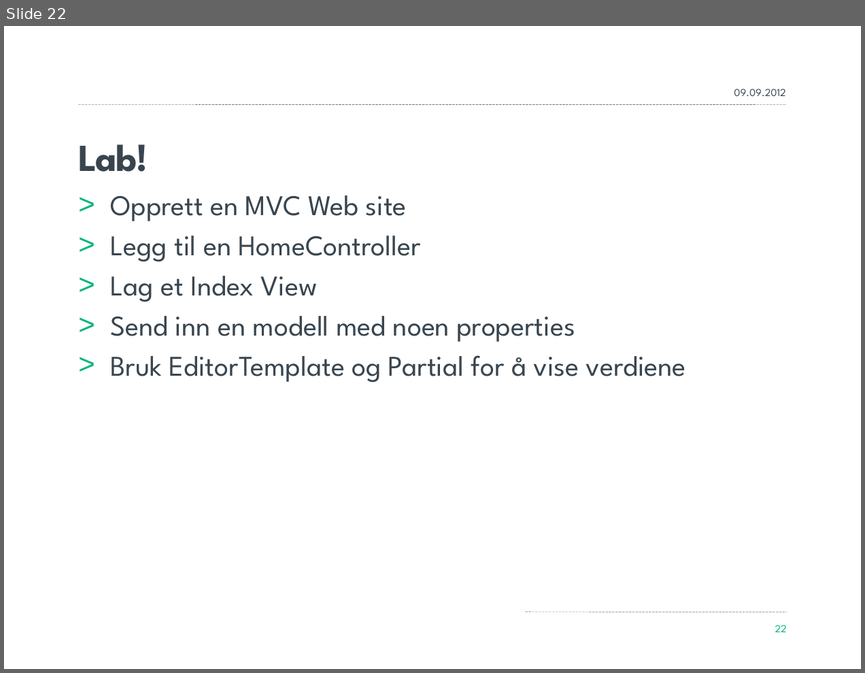
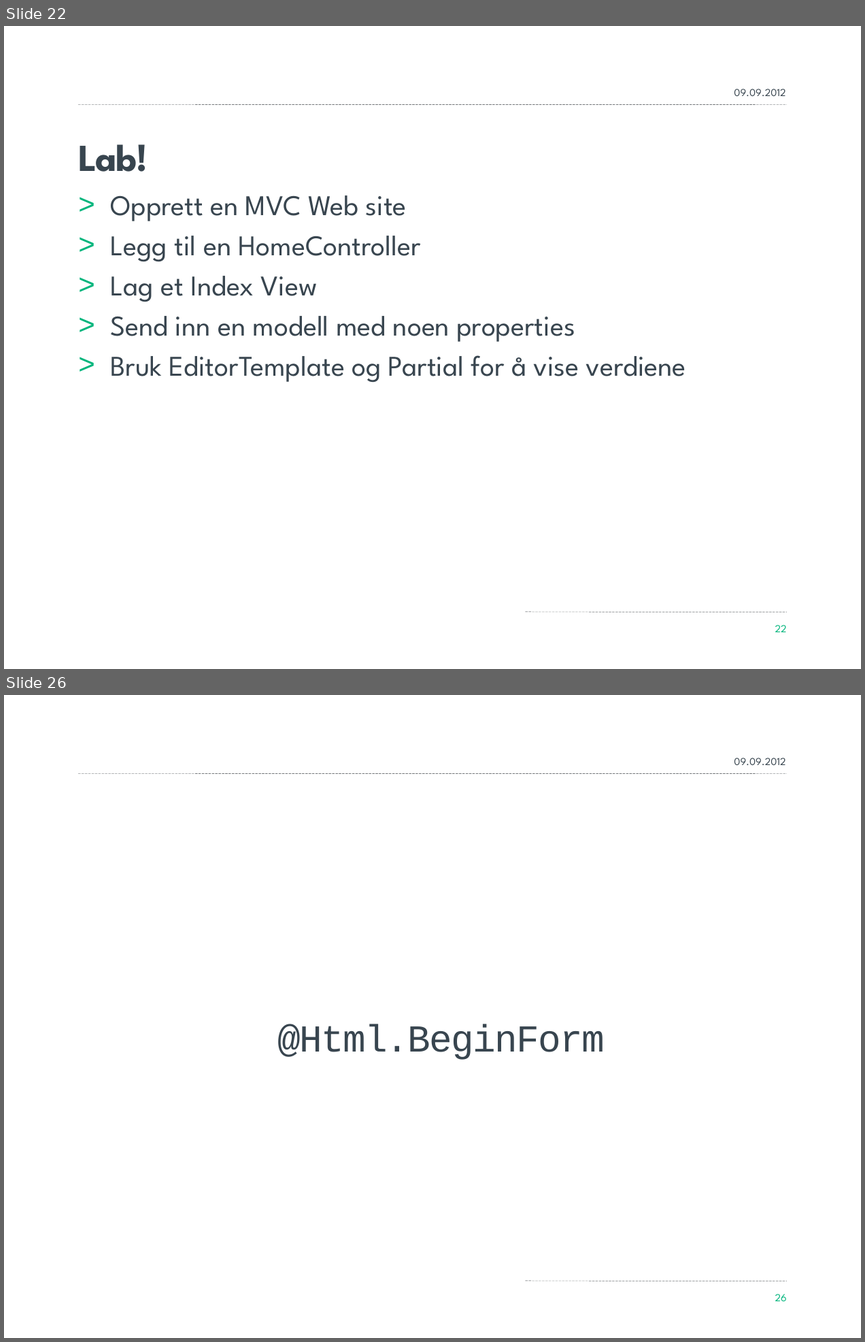
Before and after one commit to yngvebn/MVCKurs, a slide deck: Material/MVC.pptx. Shown one above the other, each under a label of ours: slide 22 before the commit, slides 22 and 26 after it; the slides between them are not shown. The pictures are 865x673 and 865x1342 pixels, drawn with LibreOffice and Linux fonts; fonts in the diff are those of the drawing; background and template pictures are left out. Boxes give left, top, right and bottom in pixels: in the first picture for what was removed or moved away, otherwise in the second. Text is boxed around its words. In the diff, an @@ line names an element or a change of style, - is before the commit and + after.

```diff
--- a/Material/MVC.pptx
+++ b/Material/MVC.pptx
@@ slide 26 added at (4,695,861,1338), background #FFFFFF; not listed: 2 template elements that a slide beside it also shows @@
@@ text added at (734,758,785,765), 9 pt, text #38454F @@
+09.09.2012
@@ title added at (277,1024,604,1059), 32 pt, text #38454F @@
+@Html.BeginForm
@@ page number added at (775,1293,787,1301), 9 pt, text #00B57C @@
+26
```
Also in this commit, not shown: 1 slide changed, 6 other slides added, 26 other files.
